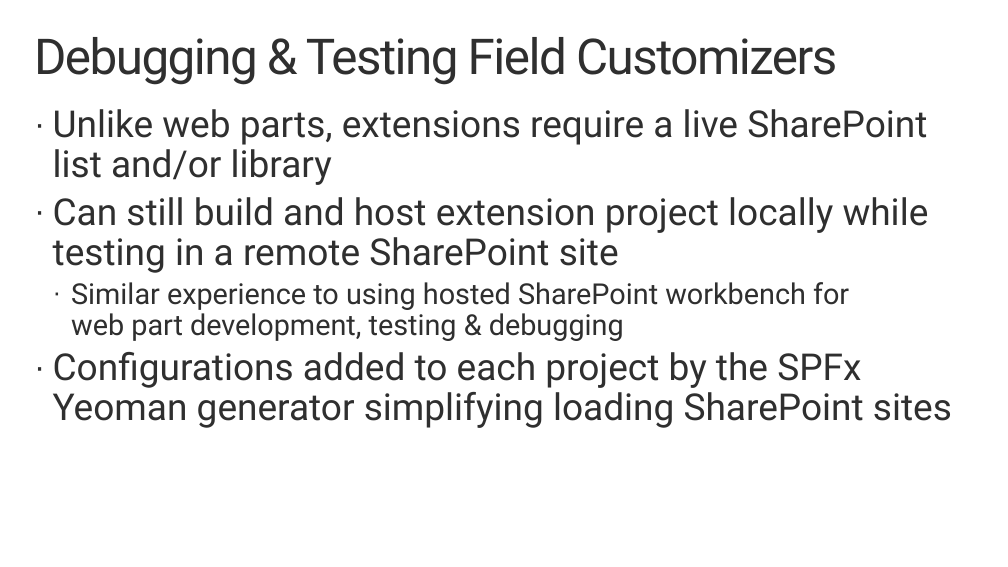
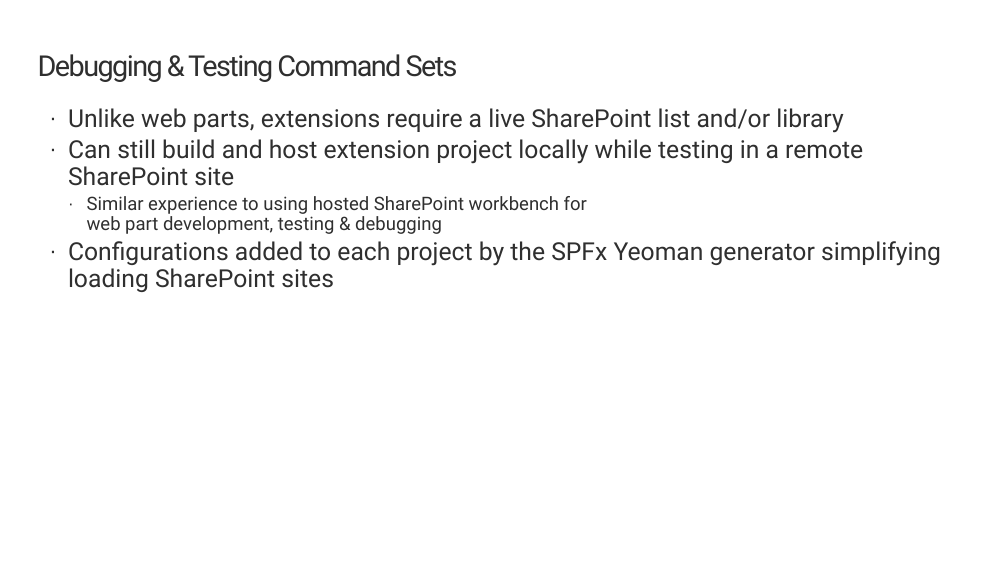
Before and after one commit to SharePoint/sp-dev-training-spfx-extensions, a slide deck: slide 6 of 03 commandset.pptx. Drawn at 1008x567 pixels with LibreOffice and Linux fonts; fonts in the diff are those of the drawing; background and template pictures are left out. Boxes give left, top, right and bottom in pixels: in the first picture for what was removed or moved away, otherwise in the second. Text is boxed around its words. In the diff, an @@ line names an element or a change of style, - is before the commit and + after.

```diff
--- a/03 commandset.pptx
+++ b/03 commandset.pptx
@@ title at (38, 54, 458, 82): text changed; size 48 to 28 pt @@
-Debugging & Testing Field Customizers
+Debugging & Testing Command Sets
@@ text "Unlike web parts, extensions require ...": place and size @@
-text "Unlike web parts, extensions require ..." at (53, 109, 952, 428)
+text "Unlike web parts, extensions require ..." at (68, 108, 941, 292)
@@ text "Unlike web parts, extensions require ..." at (68, 108, 941, 292): size 36 to 24 pt in "Unlike web parts, extensions require a live ...", "Can still build and host extension project ...", "Configurations added to each project by the ..."; size 28 to 18 pt in "Similar experience to using hosted SharePoint workbench ..."; less space between paragraphs @@
```
Also in this commit, not shown: 7 other slides changed, 2 other files.
